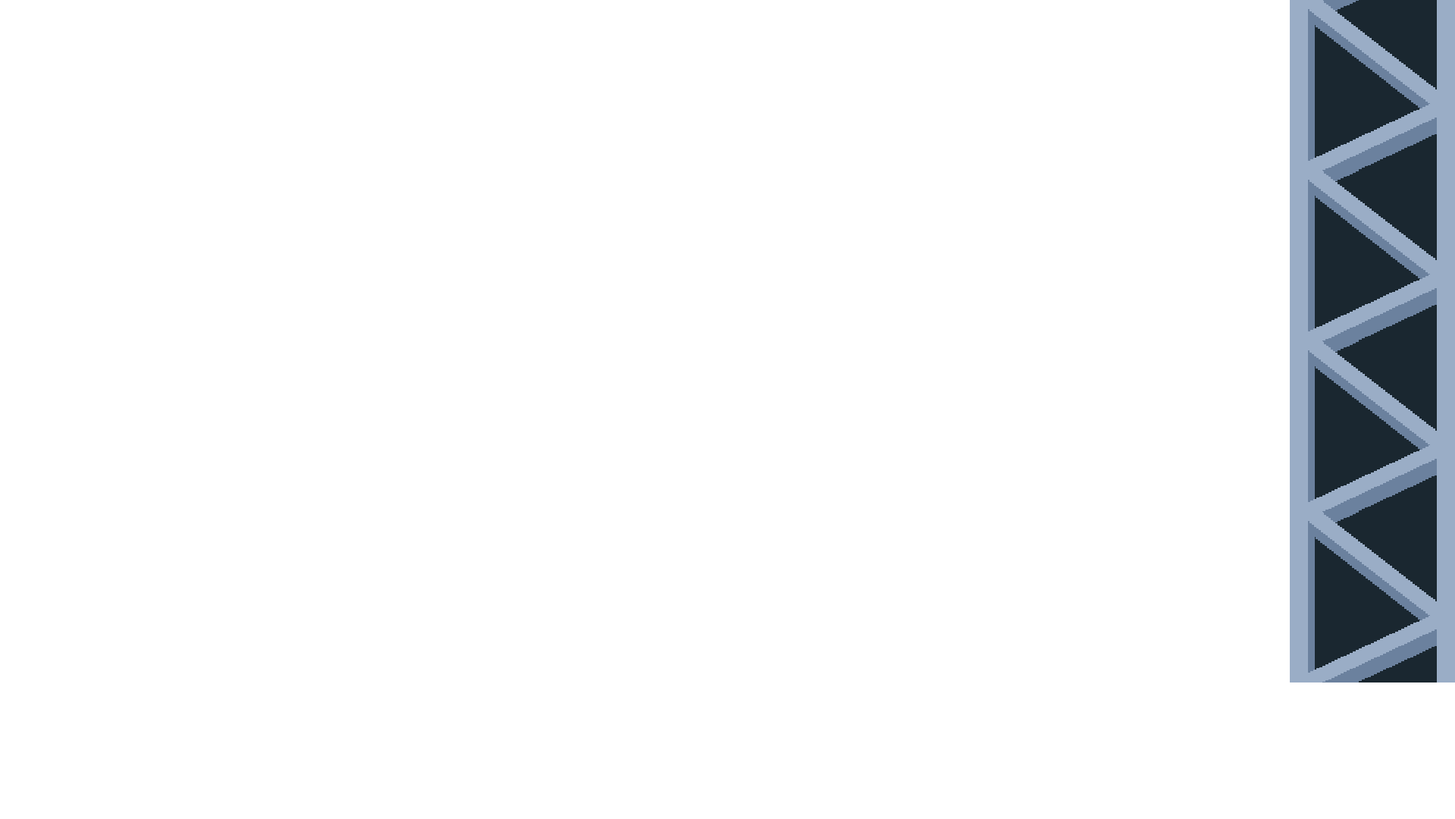
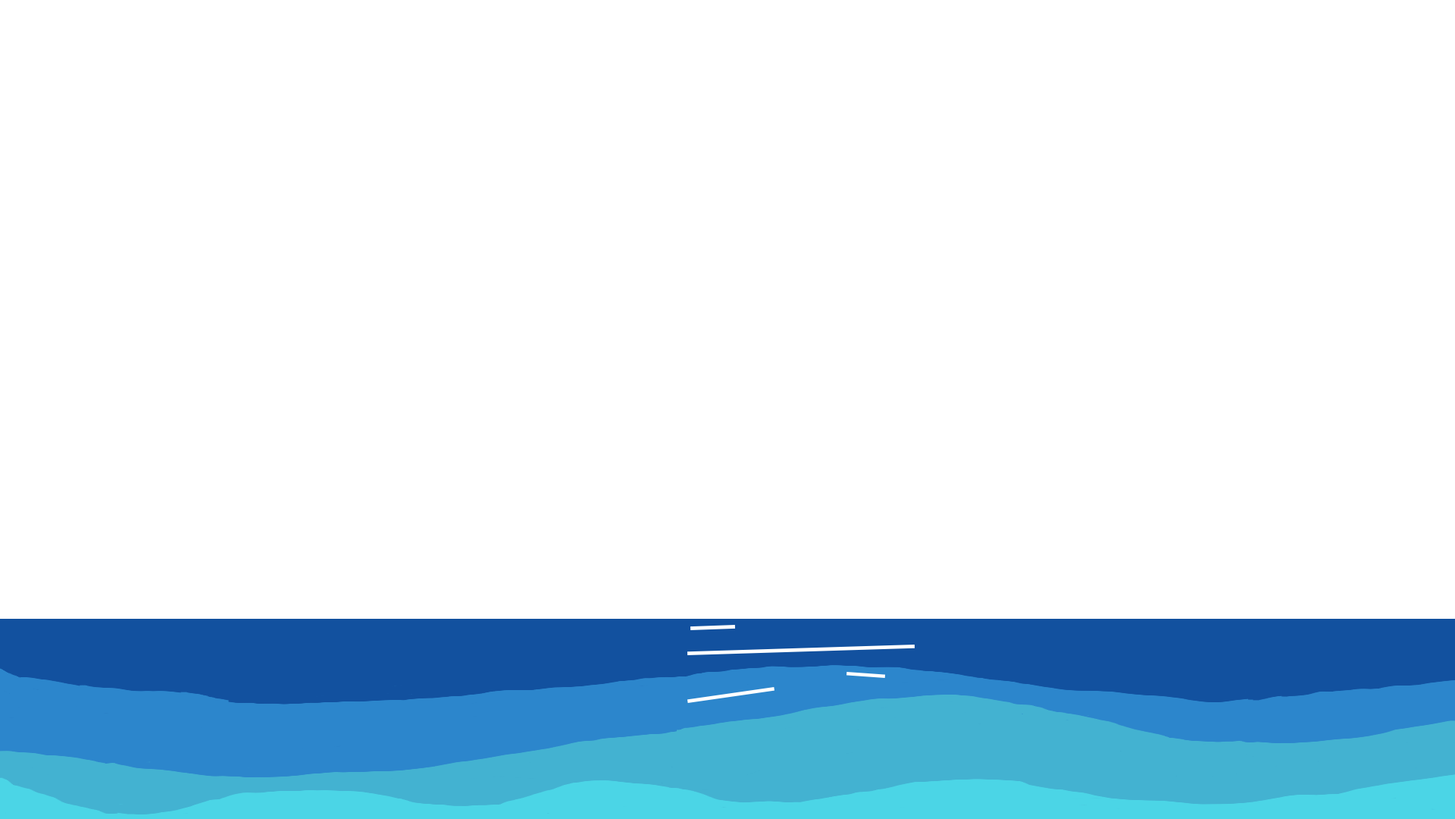
Layers edited between the first and the second 1455px x 819px image:
added layer "Line 8" above "Layer 10" over [690, 624, 736, 630]
hid "Layer 17" over [1290, 0, 1455, 683]
showed group "Group 2" (10 layers) over [0, 225, 1455, 819]
painted on "Line 7" over [660, 686, 775, 705]
painted on "Line 3" over [846, 658, 907, 678]
painted on "Line 1" over [678, 638, 915, 655]
painted on "Layer 8" over [0, 664, 1455, 815]
